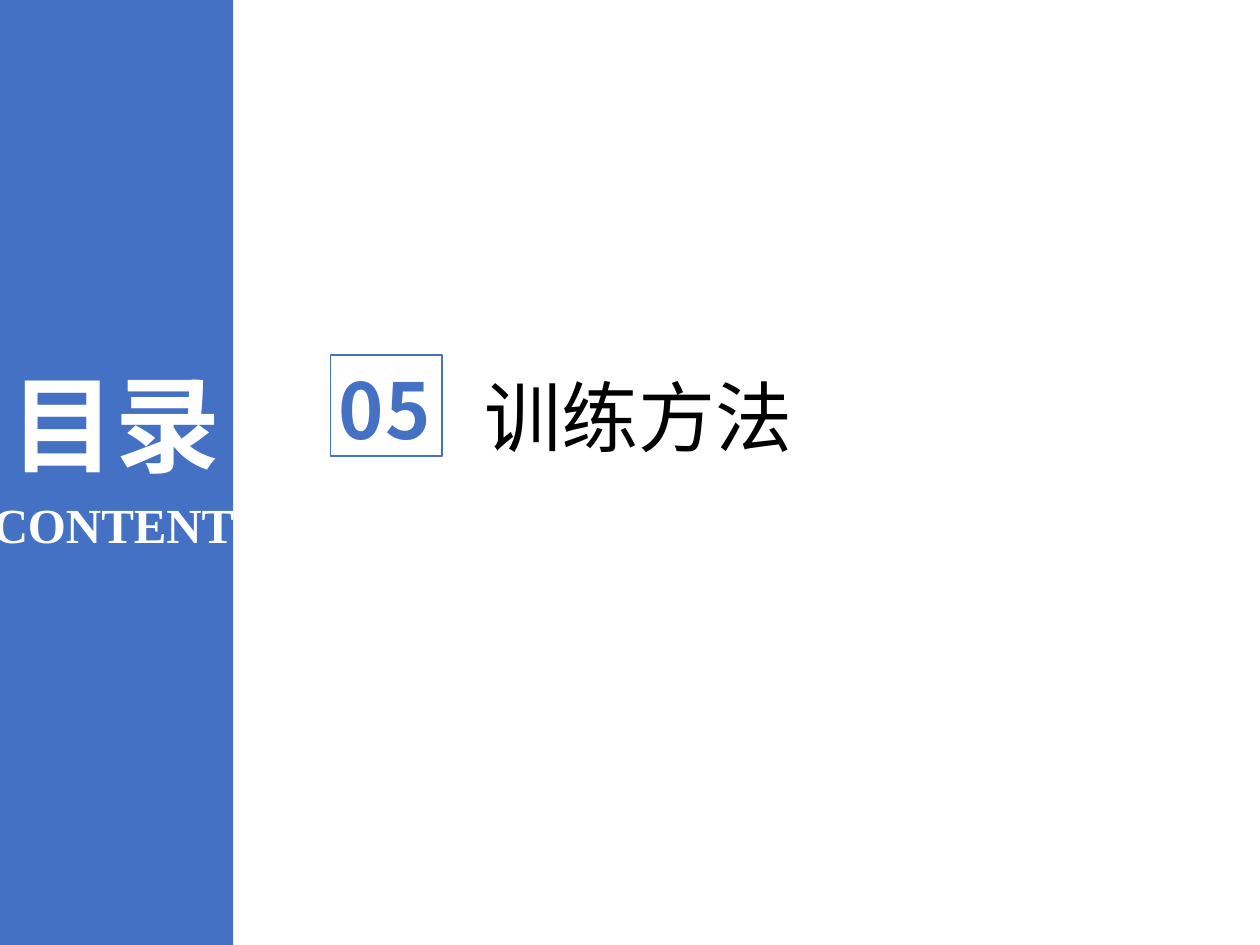
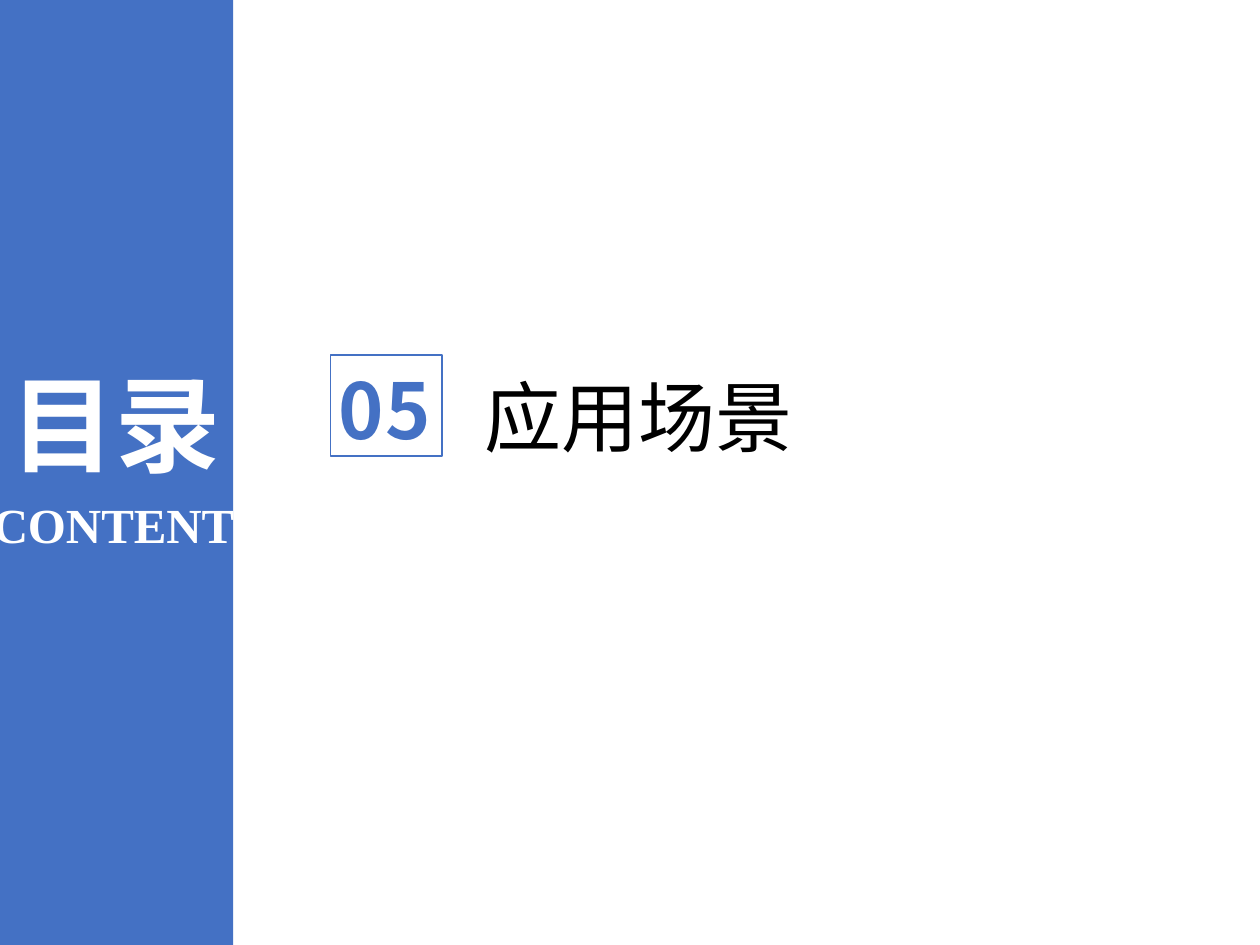
Before and after one commit to jingwei1205/MyCourse, a slide deck: slide 21 of 卫星定位/WIFI室内定位方法综述.pptx. Drawn at 1260x945 pixels with LibreOffice and Linux fonts; fonts in the diff are those of the drawing. Boxes give left, top, right and bottom in pixels: in the first picture for what was removed or moved away, otherwise in the second. Text is boxed around its words. In the diff, an @@ line names an element or a change of style, - is before the commit and + after.

```diff
--- a/卫星定位/WIFI室内定位方法综述.pptx
+++ b/卫星定位/WIFI室内定位方法综述.pptx
@@ text at (485,381,793,453): text changed @@
-训练方法
+应用场景
```
Also in this commit, not shown: 2 other slides changed, 2 slides removed.
